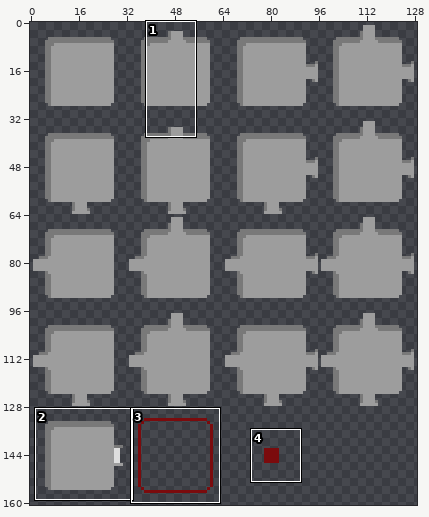
Two versions of one sprite sheet, Assets/UI/UI_Map_Rooms.png. The picture above shows the old version from afar; the outline marks the close-up.
Close-up. Before the edit:
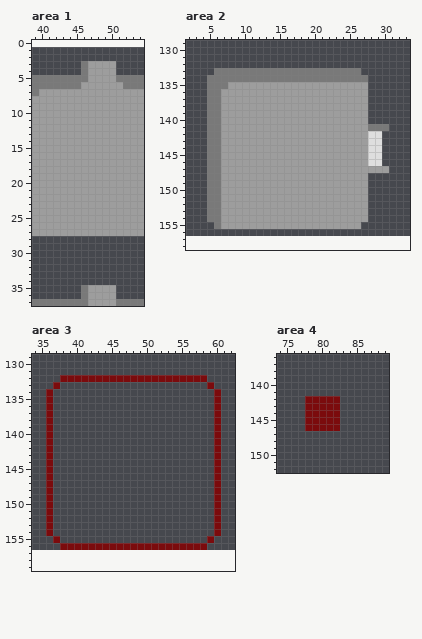
The file is 127x156 pixels. Shown: area 1: x 39..54, y 0..37; area 2: x 2..33, y 129..158; area 3: x 34..62, y 129..159; area 4: x 74..89, y 136..152. The old version is drawn lined up with the new one, on the new canvas.
After:
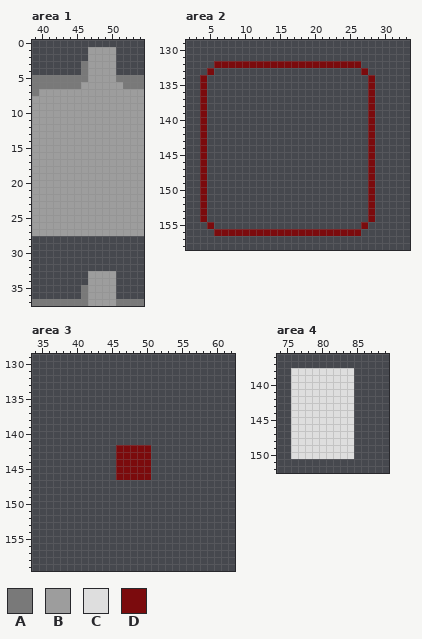
Palette (. is transparent): A #797979  B #9d9d9d  C #dedede  D #7b0b0d
Changes in this commit:
canvas 127x156 -> 129x161, the old top-left corner now at 1,1
Changed rows in their new state; - is an unchanged pixel.
Area 1:
first column x 47:
 1 BBBB
 2 BBBB
first column x 47:
33 BBBB
34 BBBB
Area 2:
first column x 4:
132 --DDDDDDDDDDDDDDDDDDDDD----
133 -D.....................D---
134 D.......................D--
135 D.......................D--
136 D.......................D--
137 D.......................D--
138 D.......................D--
139 D.......................D--
140 D.......................D--
141 D.......................D..
142 D.......................D.-
143 D.......................D.-
144 D.......................D.-
145 D.......................D.-
146 D.......................D.-
147 D.......................D..
148 D.......................D--
149 D.......................D--
150 D.......................D--
151 D.......................D--
152 D.......................D--
153 D.......................D--
154 D.......................D--
155 -D.....................D---
156 --DDDDDDDDDDDDDDDDDDDDD----
Area 3:
first column x 36:
132 --.....................--
133 -.---------------------.-
134 .-----------------------.
135 .-----------------------.
136 .-----------------------.
137 .-----------------------.
138 .-----------------------.
139 .-----------------------.
140 .-----------------------.
141 .-----------------------.
142 .---------DDDDD---------.
143 .---------DDDDD---------.
144 .---------DDDDD---------.
145 .---------DDDDD---------.
146 .---------DDDDD---------.
147 .-----------------------.
148 .-----------------------.
149 .-----------------------.
150 .-----------------------.
151 .-----------------------.
152 .-----------------------.
153 .-----------------------.
154 .-----------------------.
155 -.---------------------.-
156 --.....................--
Area 4:
first column x 76:
138 CCCCCCCCC
139 CCCCCCCCC
140 CCCCCCCCC
141 CCCCCCCCC
142 CCCCCCCCC
143 CCCCCCCCC
144 CCCCCCCCC
145 CCCCCCCCC
146 CCCCCCCCC
147 CCCCCCCCC
148 CCCCCCCCC
149 CCCCCCCCC
150 CCCCCCCCC
Where, in picture pixels (left, top, right, bottom), the same in both close-ups:
added: (88, 47, 116, 61)
added: (88, 271, 116, 285)
changed: (200, 61, 389, 236)
changed: (46, 375, 221, 550)
changed: (291, 368, 354, 459)
